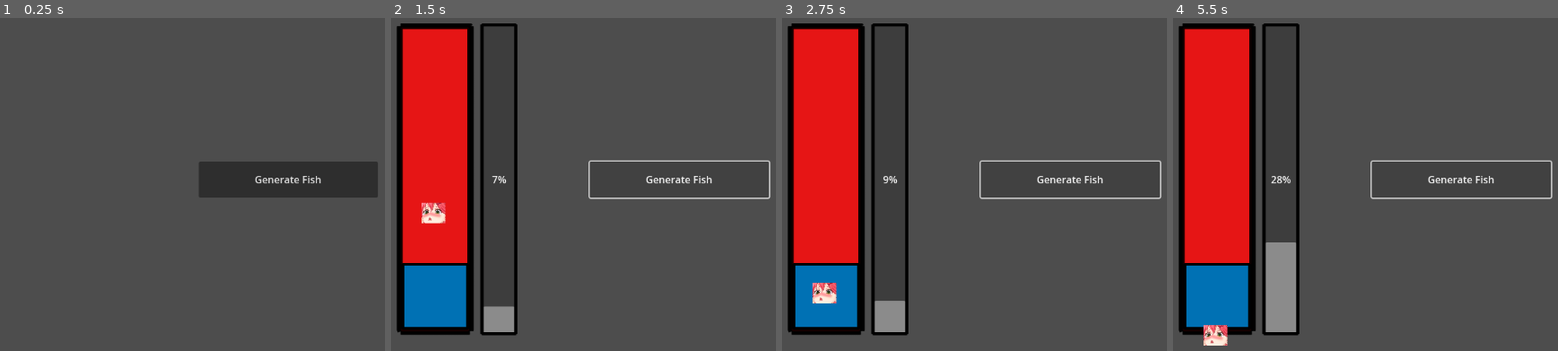
Above: before the commit, frames 1-4 (left to right).
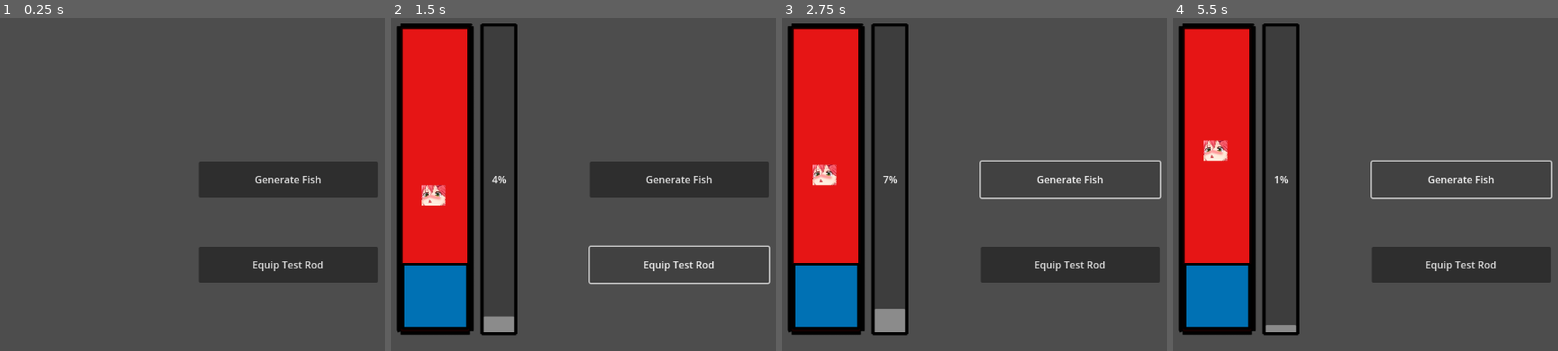
Above: after the commit, the same moments.

Repository: AnOverlyComplexUsername/UntitledFishGame
Game: Godot game, scene res://TestScene.tscn
Same seed, same stepped clock (60 frames per second), same inputs: the game is played once before the commit and once after it. The engine's default icon, where the game draws it, is replaced by a stand-in: a white triangle on a blue panel in a dark square.
Inputs (mouse positions are in pixels of both pictures, inside the frame that each line leads up to):
- Up to frame 1 (0.25 s): no input
- Up to frame 2 (1.5 s): click "Generate Fish" at 0.5 s; click "Generate Fish" (after the commit: "Equip Test Rod") at 1.25 s
- Up to frame 3 (2.75 s): click "Generate Fish" at 2 s
- Up to frame 4 (5.5 s): click "Generate Fish" (after the commit: "Equip Test Rod") at 2.75 s; click "Generate Fish" at 3.5 s; click "Generate Fish" (after the commit: "Equip Test Rod") at 4.25 s; move the mouse to (1430, 167) at 5.02 s; tap F at 5.1 s; click (1430, 167) at 5.17 s

The runs differ from the first frame. In frame 1, 4.9% of the frame differs, in the area x 51-99%, y 68-80%; in frame 2, 2.4%; in frame 3, 5.9%; in frame 4, 7.8%, in the area x 7-99%, y 36-99%.

Commit message:
added some fish -> fishing gameplay stuff

Diff:
--- a/Fishes/testFish.tres
+++ b/Fishes/testFish.tres
@@ -1,10 +1,10 @@
-[gd_resource type="Resource" script_class="fish" load_steps=3 format=3 uid="uid://b38s77kijwe3o"]
+[gd_resource type="Resource" script_class="fishTemplate" load_steps=3 format=3 uid="uid://b38s77kijwe3o"]
 
 [ext_resource type="Texture2D" uid="uid://dnpd4t20e6ykk" path="res://Assests/icon.svg" id="1_ksika"]
-[ext_resource type="Script" path="res://Scripts/FishClass.gd" id="2_5pgcb"]
+[ext_resource type="Script" path="res://Scripts/FishTemplate.gd" id="2_hc2v4"]
 
 [resource]
-script = ExtResource("2_5pgcb")
+script = ExtResource("2_hc2v4")
 fishStrength = 0.25
 fishSpeed = 1.0
 sellPrice = 10
@@ -13,7 +13,7 @@
 desc = "test"
 length = 1.0
 weight = 1.0
-minLength = 0.0
-maxLength = 0.0
-minWeight = 0.0
-maxWeight = 0.0
+minLength = 1.0
+maxLength = 10.0
+minWeight = 1.0
+maxWeight = 10.0
--- a/testRod.tres
+++ b/FishingRods/testRod.tres
@@ -6,7 +6,7 @@
 script = ExtResource("1_37qxd")
 name = ""
 desc = ""
-price = 0
-hookStrength = 0.0
-hookSpeed = 0.0
-hookVerticalSpeed = 0
+price = 1
+hookStrength = 1.0
+hookSpeed = 1.0
+hookVerticalSpeed = 1
--- a/Scripts/Fish.gd
+++ /dev/null
@@ -1,37 +0,0 @@
-extends Node2D
-
-
-var movement_speed = 1.25 #how long it takes for the fish to move to its next position
-
-var min_distance = 150 #min distance traveled per move
-var max_distance = 300 #max distance traveled per move
-
-var min_position = 64 #bottom of fishing bar
-var max_position = 500 #top of fishing bar
-
-func _ready():
-	plan_move()
-
-func plan_move():
-	var target = randf_range(min_position, max_position)
-
-	while (abs(self.position.y - target) < min_distance or abs(self.position.y - target) > max_distance):
-		target = randf_range(min_position, max_position)
-
-	move(Vector2(self.position.x, target))
-
-
-func move(target):
-	var tween = create_tween()
-	tween.tween_property(self, "position", target, movement_speed).set_trans(Tween.TRANS_SINE)
-
-	await tween.finished
-
-	timeout();
-
-func destroy():
-	get_parent().remove_child(self)
-	queue_free()
-
-func timeout():
-	plan_move()
--- a/Scripts/FishGeneration.gd
+++ b/Scripts/FishGeneration.gd
@@ -9,7 +9,7 @@
 #TODO: add a layer of RNG above this for junk/treasure/fish catch
 
 var fishRarities = { "Common" : 1000,
-				 "Uncocmmon": 500,
+				 "Uncommon": 500,
 				 "Rare" : 250,
 				 "Legendary" : 50,
 				 "Mythic" : 1 }
@@ -44,9 +44,7 @@
 	pass
 
 func _on_pressed():
-	_process_RNG(fishRarities)
-	_process_RNG(sizeClass)
-	_process_RNG(variation)
+	fishData.emit(_process_RNG(fishRarities), _process_RNG(sizeClass), _process_RNG(variation) )
 	fishingGame.process_mode = Node.PROCESS_MODE_INHERIT
 	fishingGame.show()
 
--- /dev/null
+++ b/Scripts/FishMovement.gd
@@ -0,0 +1,60 @@
+extends Node2D
+
+var movement_speed : float = 1.25 #how long it takes for the fish to move to its next position
+#lower = faster
+
+var min_distance = 100 #min distance traveled per move
+var max_distance = 250 #max distance traveled per move
+
+var min_position = 480 #bottom of fishing bar
+var max_position =  20 #top of fishing bar
+#{Common, Uncommon, Rare, Legendary, Mythic}
+#fish tiered modifiers
+
+#small will be 0.4 - 0.9x
+#average will be 1x
+#Large will be 1.1-2x
+
+var sizeMultiplier : float = 1.0
+func _on_button_fish_data(rarity, size, variation): #called when player reels fish; transmtis fish data
+	match rarity:
+		"Common":
+			movement_speed = 1
+		"Uncommon":
+			movement_speed = 0.75
+		"Rare":
+			movement_speed = 0.5
+		"Legendary":
+			movement_speed = 0.3
+
+	match size:
+		"Small":
+			sizeMultiplier = randf_range(0.4, 0.9)
+		"Large":
+			sizeMultiplier = randf_range(1.1, 2.0)
+
+	movement_speed = movement_speed * sizeMultiplier
+	print(movement_speed, rarity, size, variation)
+	plan_move()
+	pass # Replace with function body.
+
+func plan_move():
+	var target = randf_range(min_position, max_position)
+
+	while (abs(self.position.y - target) < min_distance or abs(self.position.y - target) > max_distance):
+		target = randf_range(min_position, max_position)
+
+	move(Vector2(self.position.x, target))
+
+
+func move(target):
+	var tween = create_tween()
+	tween.tween_property(self, "position", target, movement_speed).set_trans(Tween.TRANS_SINE)
+
+	await tween.finished
+
+	plan_move()
+
+func destroy():
+	get_parent().remove_child(self)
+	queue_free()
--- a/Scripts/FishClass.gd
+++ b/Scripts/FishTemplate.gd
@@ -16,16 +16,8 @@
 @export var image: Texture
 @export var name: String
 @export var desc: String
-@export var length: float
-@export var weight: float
 
 @export var minLength : float
 @export var maxLength : float
 @export var minWeight : float
 @export var maxWeight : float
-
-func _set_weight(w : float):
-	weight = w
-
-func _set_length(l : float):
-	length = l
--- /dev/null
+++ b/Scripts/InventoryFish.gd
@@ -0,0 +1,25 @@
+class_name fishInventory
+
+#Cosmetic and gameplay info; rarity/size will effect strength/speed multipliers
+enum variation {Golden, Holographic, None}
+enum rarity {Common, Uncommon, Rare, Legendary, Mythic}
+enum sizeClass {Small, Average, Large} # subdivided into different multplier ranges chosen at random;
+#will effect weight/length/sellprice/ and strength & speed
+
+#effets fishing gameplay
+@export var fishStrength : float
+@export var fishSpeed : float
+
+#display Info after it's fished
+@export var sellPrice : int
+@export var image: Texture
+@export var name: String
+@export var desc: String
+@export var length: float
+@export var weight: float
+
+func _set_weight(w : float):
+	weight = w
+
+func _set_length(l : float):
+	length = l
--- /dev/null
+++ b/Scripts/equipFishingRod.gd
@@ -0,0 +1,11 @@
+extends Node
+
+
+# Called when the node enters the scene tree for the first time.
+func _ready():
+	pass # Replace with function body.
+
+
+# Called every frame. 'delta' is the elapsed time since the previous frame.
+func _process(delta):
+	pass
--- a/TestScene.tscn
+++ b/TestScene.tscn
@@ -9,9 +9,12 @@
 [ext_resource type="Script" path="res://Scripts/Hook.gd" id="5_umjxk"]
 [ext_resource type="Texture2D" uid="uid://3un0pg4tx6xq" path="res://Assests/miko2.PNG" id="6_j1ujb"]
 [ext_resource type="Script" path="res://Scripts/FishObjectCollision.gd" id="8_7dckj"]
-[ext_resource type="Script" path="res://Scripts/Fish.gd" id="8_ycoko"]
+[ext_resource type="Script" path="res://Scripts/FishMovement.gd" id="8_ycoko"]
+[ext_resource type="Script" path="res://caughtPopup.gd" id="11_b1gvf"]
 [ext_resource type="Script" path="res://Scripts/FishGeneration.gd" id="11_brpu6"]
+[ext_resource type="Texture2D" uid="uid://dnpd4t20e6ykk" path="res://Assests/icon.svg" id="11_vlaql"]
 [ext_resource type="Resource" uid="uid://b38s77kijwe3o" path="res://Fishes/testFish.tres" id="12_uow0a"]
+[ext_resource type="Script" path="res://Scripts/equipFishingRod.gd" id="15_rkjpp"]
 
 [sub_resource type="RectangleShape2D" id="RectangleShape2D_tg3cx"]
 size = Vector2(220, 19)
@@ -22,14 +25,50 @@
 [sub_resource type="RectangleShape2D" id="RectangleShape2D_bgoi7"]
 size = Vector2(158.962, 142.229)
 
+[sub_resource type="Animation" id="Animation_medv4"]
+resource_name = "caughtPopup"
+length = 0.5
+tracks/0/type = "bezier"
+tracks/0/imported = false
+tracks/0/enabled = true
+tracks/0/path = NodePath(".:position:y")
+tracks/0/interp = 1
+tracks/0/loop_wrap = true
+tracks/0/keys = {
+"handle_modes": PackedInt32Array(0, 0),
+"points": PackedFloat32Array(683, -0.25, 0, 0.25, 0, 139, -0.25, 0, 0.25, 0),
+"times": PackedFloat32Array(0, 0.3)
+}
+tracks/1/type = "value"
+tracks/1/imported = false
+tracks/1/enabled = true
+tracks/1/path = NodePath(".:modulate")
+tracks/1/interp = 1
+tracks/1/loop_wrap = true
+tracks/1/keys = {
+"times": PackedFloat32Array(0, 0.3),
+"transitions": PackedFloat32Array(1, 1),
+"update": 0,
+"values": [Color(1, 1, 1, 0), Color(1, 1, 1, 1)]
+}
+
+[sub_resource type="AnimationLibrary" id="AnimationLibrary_sbh6o"]
+_data = {
+"caughtPopup": SubResource("Animation_medv4")
+}
+
 [node name="Fishing Scene" type="Node"]
 script = ExtResource("1_wry2j")
 
-[node name="FishingMinigame" type="Node2D" parent="."]
+[node name="CanvasLayer" type="CanvasLayer" parent="."]
+follow_viewport_enabled = true
+
+[node name="FishingMinigame" type="Node2D" parent="CanvasLayer"]
+visible = false
 position = Vector2(66, 66)
 script = ExtResource("1_ojqc6")
 
-[node name="ProgressBar" type="ProgressBar" parent="FishingMinigame"]
+[node name="ProgressBar" type="ProgressBar" parent="CanvasLayer/FishingMinigame"]
 offset_left = 496.0
 offset_top = -6.0
 offset_right = 552.0
@@ -38,68 +77,113 @@
 fill_mode = 3
 script = ExtResource("2_qfykp")
 
-[node name="2Ndbar" type="Sprite2D" parent="FishingMinigame/ProgressBar"]
+[node name="2Ndbar" type="Sprite2D" parent="CanvasLayer/FishingMinigame/ProgressBar"]
 position = Vector2(-75, 254)
 scale = Vector2(0.5, 0.5)
 texture = ExtResource("1_pn10d")
 
-[node name="Bar(deeznuts)" type="Sprite2D" parent="FishingMinigame"]
+[node name="Bar(deeznuts)" type="Sprite2D" parent="CanvasLayer/FishingMinigame"]
 position = Vector2(421, 248)
 scale = Vector2(0.5, 0.5)
 texture = ExtResource("1_2qel4")
 
-[node name="Bar Collision" type="StaticBody2D" parent="FishingMinigame/Bar(deeznuts)"]
+[node name="Bar Collision" type="StaticBody2D" parent="CanvasLayer/FishingMinigame/Bar(deeznuts)"]
 collision_layer = 3
 
-[node name="BarBottom" type="CollisionShape2D" parent="FishingMinigame/Bar(deeznuts)/Bar Collision"]
+[node name="BarBottom" type="CollisionShape2D" parent="CanvasLayer/FishingMinigame/Bar(deeznuts)/Bar Collision"]
 position = Vector2(-4, 481.5)
 shape = SubResource("RectangleShape2D_tg3cx")
 
-[node name="BarTop" type="CollisionShape2D" parent="FishingMinigame/Bar(deeznuts)/Bar Collision"]
+[node name="BarTop" type="CollisionShape2D" parent="CanvasLayer/FishingMinigame/Bar(deeznuts)/Bar Collision"]
 position = Vector2(-4, -504)
 shape = SubResource("RectangleShape2D_tg3cx")
 
-[node name="Hook" type="CharacterBody2D" parent="FishingMinigame"]
-position = Vector2(-66, -66)
+[node name="Hook" type="CharacterBody2D" parent="CanvasLayer/FishingMinigame"]
+position = Vector2(421, 419)
 script = ExtResource("5_umjxk")
 
-[node name="HookSprite" type="Sprite2D" parent="FishingMinigame/Hook"]
-position = Vector2(487, 352.5)
+[node name="HookSprite" type="Sprite2D" parent="CanvasLayer/FishingMinigame/Hook"]
+position = Vector2(0, -132.5)
 scale = Vector2(0.5, 0.391602)
 texture = ExtResource("3_o1t0f")
 
-[node name="Hook Collision" type="CollisionShape2D" parent="FishingMinigame/Hook"]
-position = Vector2(487, 484.5)
+[node name="Hook Collision" type="CollisionShape2D" parent="CanvasLayer/FishingMinigame/Hook"]
+position = Vector2(0, -0.5)
 scale = Vector2(0.5, 0.15625)
 shape = SubResource("RectangleShape2D_lphnu")
 
-[node name="Miko2" type="Sprite2D" parent="FishingMinigame"]
+[node name="Miko2" type="Sprite2D" parent="CanvasLayer/FishingMinigame"]
 position = Vector2(419, 459)
 scale = Vector2(0.239051, 0.239051)
 texture = ExtResource("6_j1ujb")
 script = ExtResource("8_ycoko")
 
-[node name="Area2D" type="Area2D" parent="FishingMinigame/Miko2" node_paths=PackedStringArray("hookObject")]
+[node name="Area2D" type="Area2D" parent="CanvasLayer/FishingMinigame/Miko2" node_paths=PackedStringArray("hookObject")]
 script = ExtResource("8_7dckj")
 hookObject = NodePath("../../Hook")
 
-[node name="CollisionShape2D" type="CollisionShape2D" parent="FishingMinigame/Miko2/Area2D"]
+[node name="CollisionShape2D" type="CollisionShape2D" parent="CanvasLayer/FishingMinigame/Miko2/Area2D"]
 shape = SubResource("RectangleShape2D_bgoi7")
 
-[node name="Button" type="Button" parent="." node_paths=PackedStringArray("fishingGame")]
+[node name="Button" type="Button" parent="CanvasLayer" node_paths=PackedStringArray("fishingGame")]
+anchors_preset = 15
+anchor_right = 1.0
+anchor_bottom = 1.0
 offset_left = 736.0
 offset_top = 280.0
-offset_right = 1024.0
-offset_bottom = 338.0
+offset_right = -128.0
+offset_bottom = -310.0
+grow_horizontal = 2
+grow_vertical = 2
 text = "Generate Fish"
 script = ExtResource("11_brpu6")
-commonFish = Array[Resource("res://Scripts/FishClass.gd")]([ExtResource("12_uow0a")])
+commonFish = Array[Resource("res://Scripts/FishTemplate.gd")]([ExtResource("12_uow0a")])
 fishingGame = NodePath("../FishingMinigame")
 
-[connection signal="caught" from="FishingMinigame/ProgressBar" to="FishingMinigame" method="_on_progress_bar_caught"]
-[connection signal="caught" from="FishingMinigame/ProgressBar" to="FishingMinigame/ProgressBar" method="_on_caught"]
-[connection signal="caught" from="FishingMinigame/ProgressBar" to="Button" method="_on_progress_bar_caught"]
-[connection signal="catching" from="FishingMinigame/Hook" to="FishingMinigame/ProgressBar" method="_on_hook_catching"]
-[connection signal="caught" from="FishingMinigame/Miko2/Area2D" to="FishingMinigame/Hook" method="_on_area_2d_caught"]
-[connection signal="fishData" from="Button" to="." method="_on_button_fish_data"]
-[connection signal="pressed" from="Button" to="Button" method="_on_pressed"]
+[node name="CaughtPopup" type="AspectRatioContainer" parent="CanvasLayer"]
+modulate = Color(1, 1, 1, 0)
+anchors_preset = 15
+anchor_right = 1.0
+anchor_bottom = 1.0
+offset_left = 247.0
+offset_top = 683.0
+offset_right = -247.0
+offset_bottom = 405.0
+grow_horizontal = 2
+grow_vertical = 2
+
+[node name="TextureRect" type="TextureRect" parent="CanvasLayer/CaughtPopup"]
+layout_mode = 2
+texture = ExtResource("11_vlaql")
+expand_mode = 1
+
+[node name="AnimationPlayer" type="AnimationPlayer" parent="CanvasLayer"]
+root_node = NodePath("../CaughtPopup")
+libraries = {
+"": SubResource("AnimationLibrary_sbh6o")
+}
+script = ExtResource("11_b1gvf")
+
+[node name="Button2" type="Button" parent="CanvasLayer"]
+anchors_preset = 15
+anchor_right = 1.0
+anchor_bottom = 1.0
+offset_left = 736.0
+offset_top = 417.0
+offset_right = -128.0
+offset_bottom = -173.0
+grow_horizontal = 2
+grow_vertical = 2
+text = "Equip Test Rod"
+script = ExtResource("15_rkjpp")
+
+[connection signal="caught" from="CanvasLayer/FishingMinigame/ProgressBar" to="CanvasLayer/FishingMinigame" method="_on_progress_bar_caught"]
+[connection signal="caught" from="CanvasLayer/FishingMinigame/ProgressBar" to="CanvasLayer/FishingMinigame/ProgressBar" method="_on_caught"]
+[connection signal="caught" from="CanvasLayer/FishingMinigame/ProgressBar" to="CanvasLayer/Button" method="_on_progress_bar_caught"]
+[connection signal="caught" from="CanvasLayer/FishingMinigame/ProgressBar" to="CanvasLayer/AnimationPlayer" method="_on_progress_bar_caught"]
+[connection signal="catching" from="CanvasLayer/FishingMinigame/Hook" to="CanvasLayer/FishingMinigame/ProgressBar" method="_on_hook_catching"]
+[connection signal="caught" from="CanvasLayer/FishingMinigame/Miko2/Area2D" to="CanvasLayer/FishingMinigame/Hook" method="_on_area_2d_caught"]
+[connection signal="fishData" from="CanvasLayer/Button" to="." method="_on_button_fish_data"]
+[connection signal="fishData" from="CanvasLayer/Button" to="CanvasLayer/FishingMinigame/Miko2" method="_on_button_fish_data"]
+[connection signal="pressed" from="CanvasLayer/Button" to="CanvasLayer/Button" method="_on_pressed"]
+[connection signal="pressed" from="CanvasLayer/Button2" to="CanvasLayer/Button2" method="_on_pressed"]
--- /dev/null
+++ b/caughtPopup.gd
@@ -0,0 +1,4 @@
+extends AnimationPlayer
+
+func _on_progress_bar_caught():
+	self.play("caughtPopup")
Not shown: 1 places in TestScene.tscn that only renumber resources
Not shown, added: Tes6BAC.tmp
Not shown, added: Tes7B27.tmp
Not shown, added: TesA609.tmp
